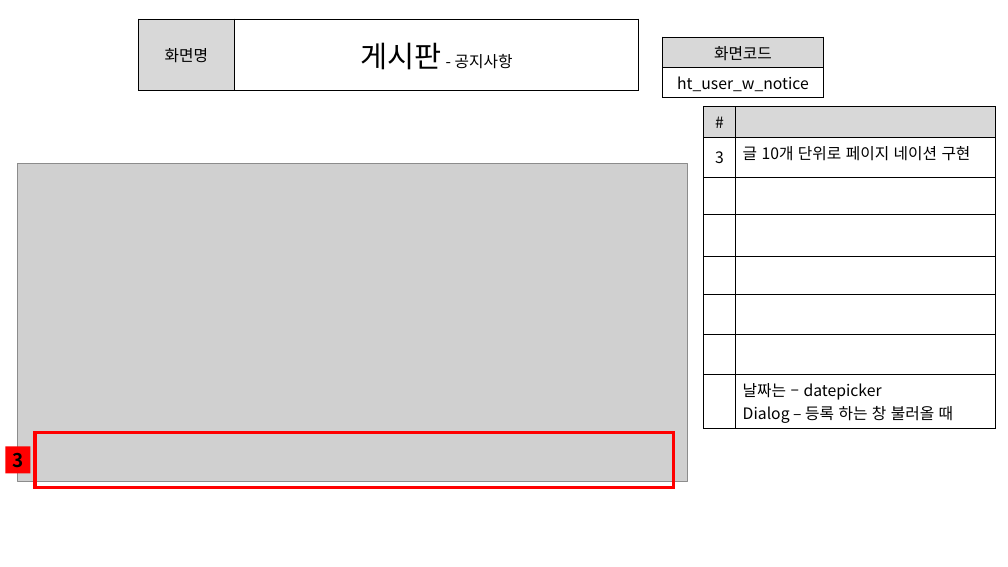
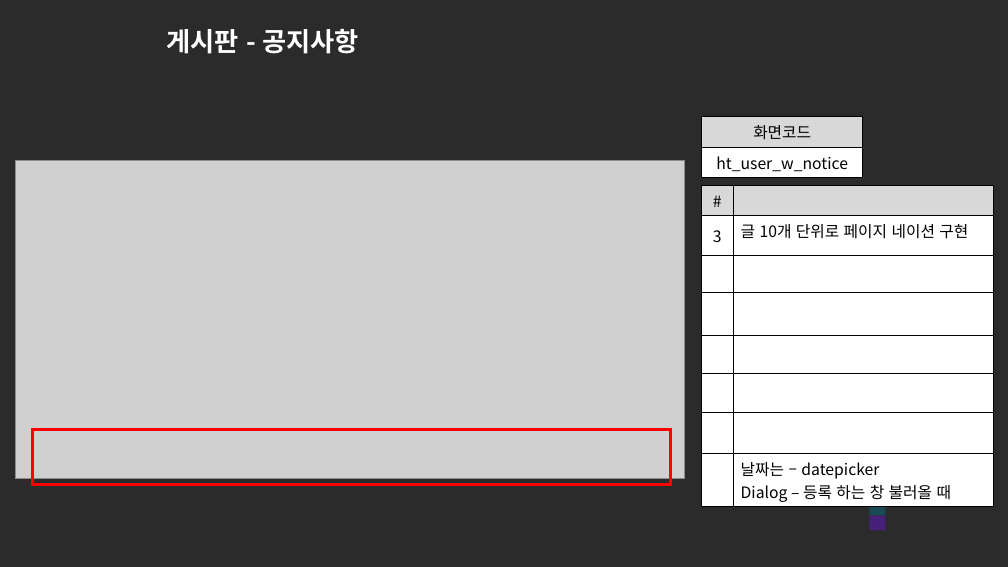
Before and after one commit to ezenteam2/e-Zone, a slide deck: slide 3 of 0 발표용 파워포인트/0403 1차발표/0403 project05 - 파워포인트 - 현태.pptx. Drawn at 1008x567 pixels with LibreOffice and Linux fonts; fonts in the diff are those of the drawing; grey boxes stand for pictures; background and template pictures are left out; a plain dark background stands for a picture behind light text. Boxes give left, top, right and bottom in pixels: in the first picture for what was removed or moved away, otherwise in the second. Text is boxed around its words. In the diff, an @@ line names an element or a change of style, - is before the commit and + after.

```diff
--- a/0 발표용 파워포인트/0403 1차발표/0403 project05 - 파워포인트 - 현태.pptx
+++ b/0 발표용 파워포인트/0403 1차발표/0403 project05 - 파워포인트 - 현태.pptx
@@ background #FFFFFF to picture (left out) @@
@@ table removed at (x1=139, y1=19, x2=639, y2=90), 1 rows, 2 columns @@
-화면명 | 게시판 - 공지사항
@@ title added at (x1=167, y1=29, x2=358, y2=54), 25 pt, text #FFFFFF, bold @@
+게시판 - 공지사항
@@ table moved from (x1=663, y1=37, x2=824, y2=96) to (x1=702, y1=116, x2=863, y2=176) @@
@@ table moved from (x1=704, y1=107, x2=996, y2=427) to (x1=702, y1=185, x2=994, y2=506) @@
@@ rectangle removed at (x1=5, y1=447, x2=30, y2=473) @@
-3
@@ rectangle added at (x1=870, y1=486, x2=885, y2=501), fill #48C0DC @@
@@ rectangle added at (x1=870, y1=501, x2=885, y2=516), fill #194B57 @@
@@ rectangle added at (x1=870, y1=516, x2=885, y2=531), fill #472179 @@
```
Also in this commit, not shown: 19 other slides changed.
